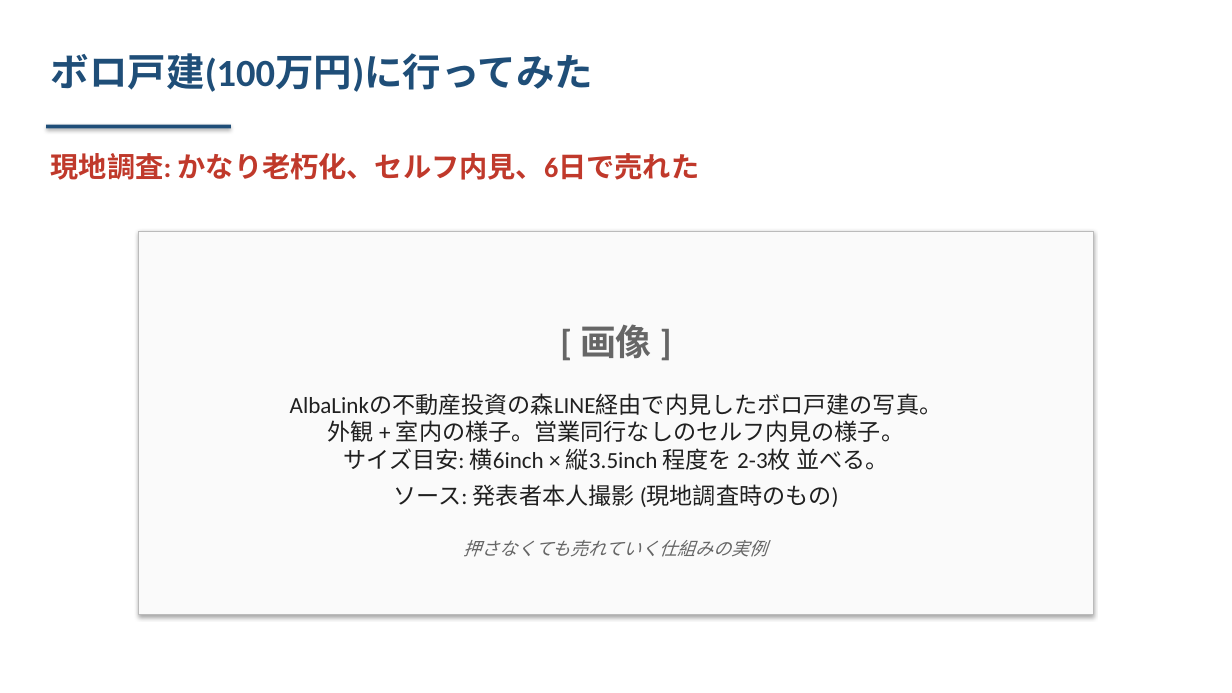
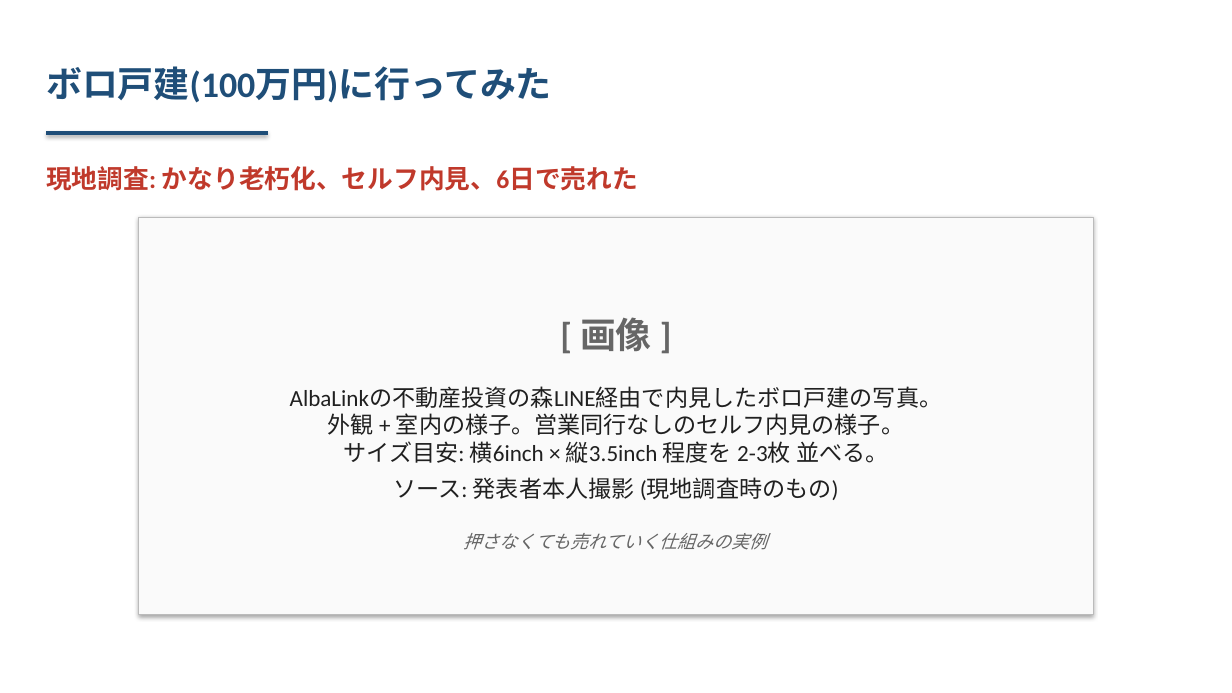
Before and after one commit to kanaeda0225/my-claude-project, a slide deck: slide 14 of outputs/5537-albalink-slides.pptx. Drawn at 1232x693 pixels with LibreOffice and Linux fonts; fonts in the diff are those of the drawing. Boxes give left, top, right and bottom in pixels: in the first picture for what was removed or moved away, otherwise in the second. Text is boxed around its words. In the diff, an @@ line names an element or a change of style, - is before the commit and + after.

```diff
--- a/outputs/5537-albalink-slides.pptx
+++ b/outputs/5537-albalink-slides.pptx
@@ text "ボロ戸建(100万円)に行ってみた": place and size @@
-text "ボロ戸建(100万円)に行ってみた" at box(51, 53, 594, 92)
+text "ボロ戸建(100万円)に行ってみた" at box(46, 66, 552, 103)
@@ text "ボロ戸建(100万円)に行ってみた" at box(46, 66, 552, 103): size 30 to 28 pt; vertical alignment top to middle @@
@@ rectangle: place and size @@
-rectangle at box(46, 125, 231, 128)
+rectangle at box(46, 131, 268, 135)
@@ text "現地調査: かなり老朽化、セルフ内見、6日で売れた" at box(46, 166, 638, 191): size 22 to 20 pt; vertical alignment top to middle @@
@@ rectangle "[ 画像 ]": place and size @@
-rectangle "[ 画像 ]" at box(139, 231, 1093, 615)
+rectangle "[ 画像 ]" at box(139, 217, 1093, 615)
```
Also in this commit, not shown: 43 other slides changed, 5 other files.
